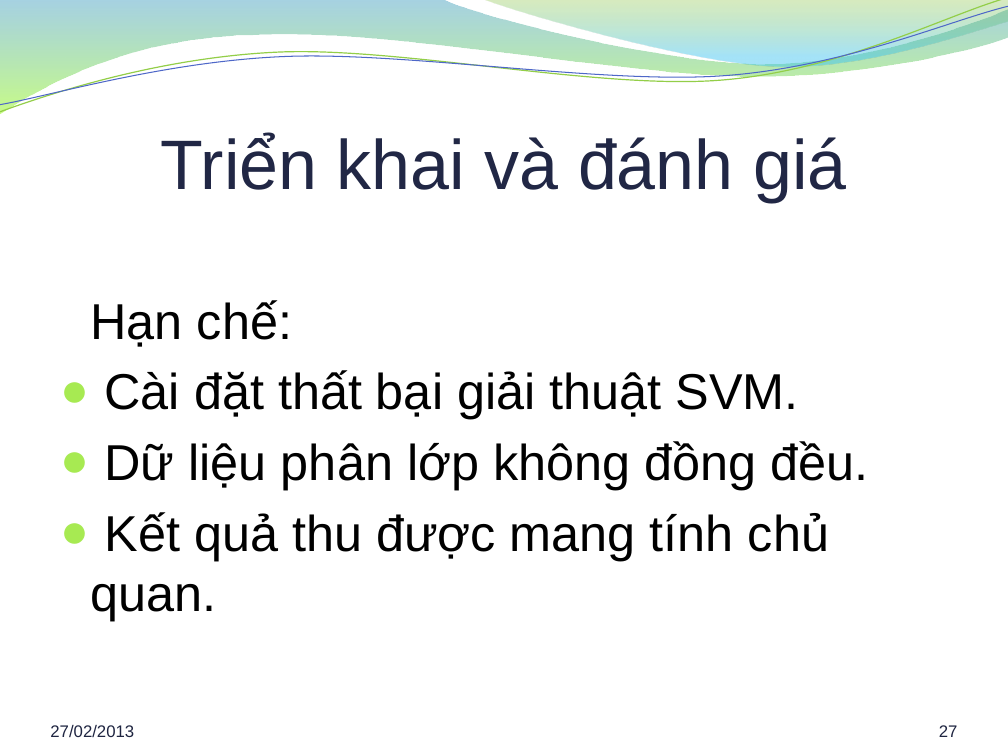
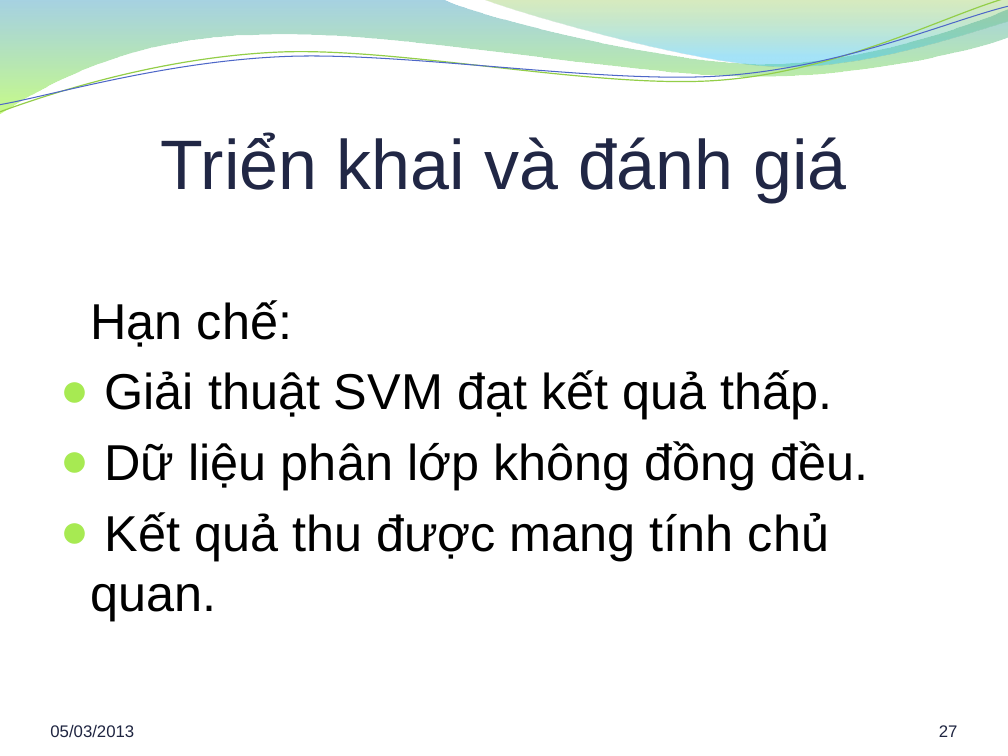
Before and after one commit to hung94it/benhvien, a slide deck: slide 27 of Diabetes/Documents/Report/Bao cao khoa luan.pptx. Drawn at 1008x756 pixels with LibreOffice and Linux fonts; fonts in the diff are those of the drawing; background and template pictures are left out. Boxes give left, top, right and bottom in pixels: in the first picture for what was removed or moved away, otherwise in the second. Text is boxed around its words. In the diff, an @@ line names an element or a change of style, - is before the commit and + after.

```diff
--- a/Diabetes/Documents/Report/Bao cao khoa luan.pptx
+++ b/Diabetes/Documents/Report/Bao cao khoa luan.pptx
@@ text at box(105, 370, 832, 419): text changed @@
-● Cài đặt thất bại giải thuật SVM.
+● Giải thuật SVM đạt kết quả thấp.
@@ text at box(50, 725, 134, 737): text changed @@
-27/02/2013
+05/03/2013
```
Also in this commit, not shown: 28 other slides changed.
